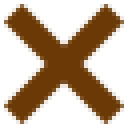
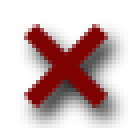
Before/after of a 128x128 layered artwork. What changed in the layer stack:
added group "群組 1" with 4 layers above "圖層 1" over [20, 24, 108, 108]
moved "形狀 1 拷貝" into group "群組 1", painted on it over [4, 4, 124, 124]
moved "形狀 1" into group "群組 1", painted on it over [4, 4, 124, 124]
